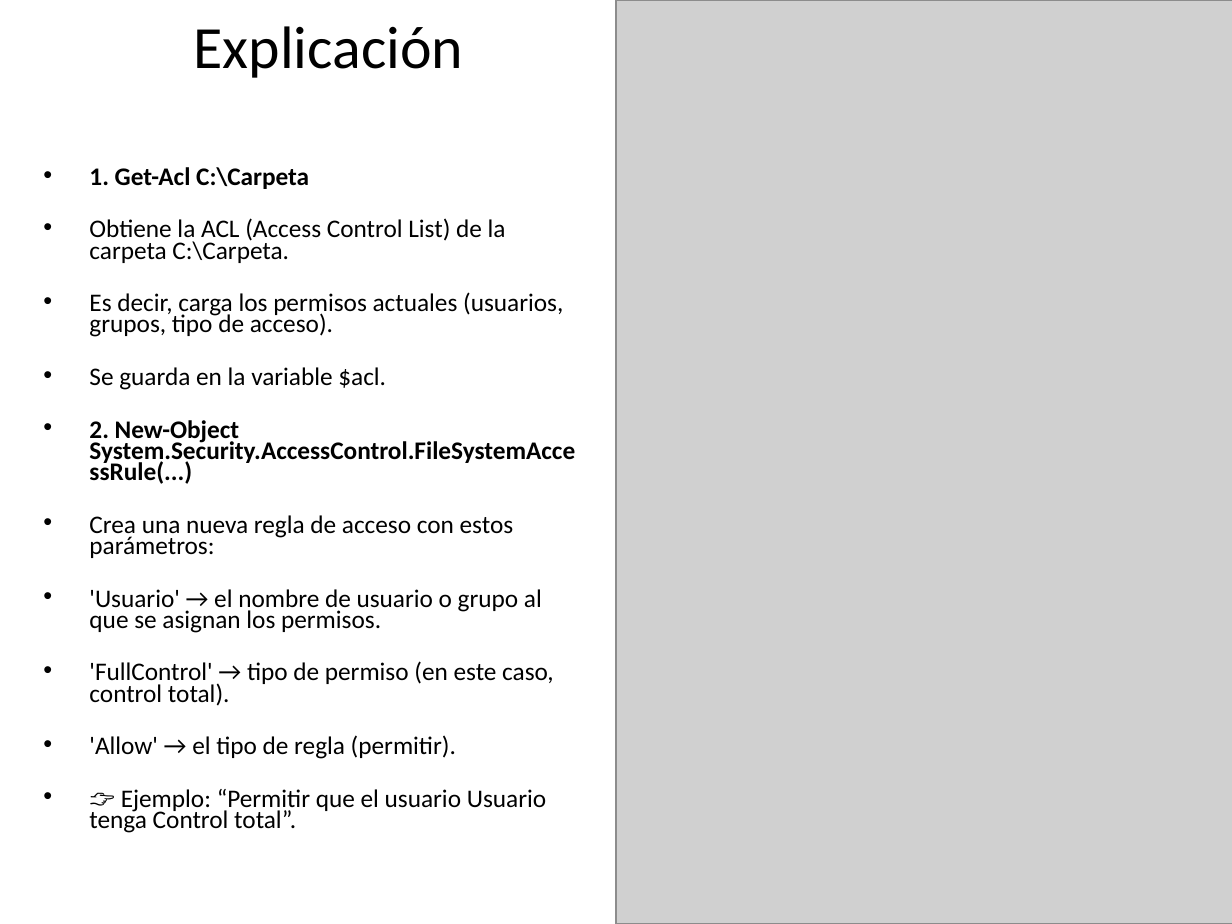
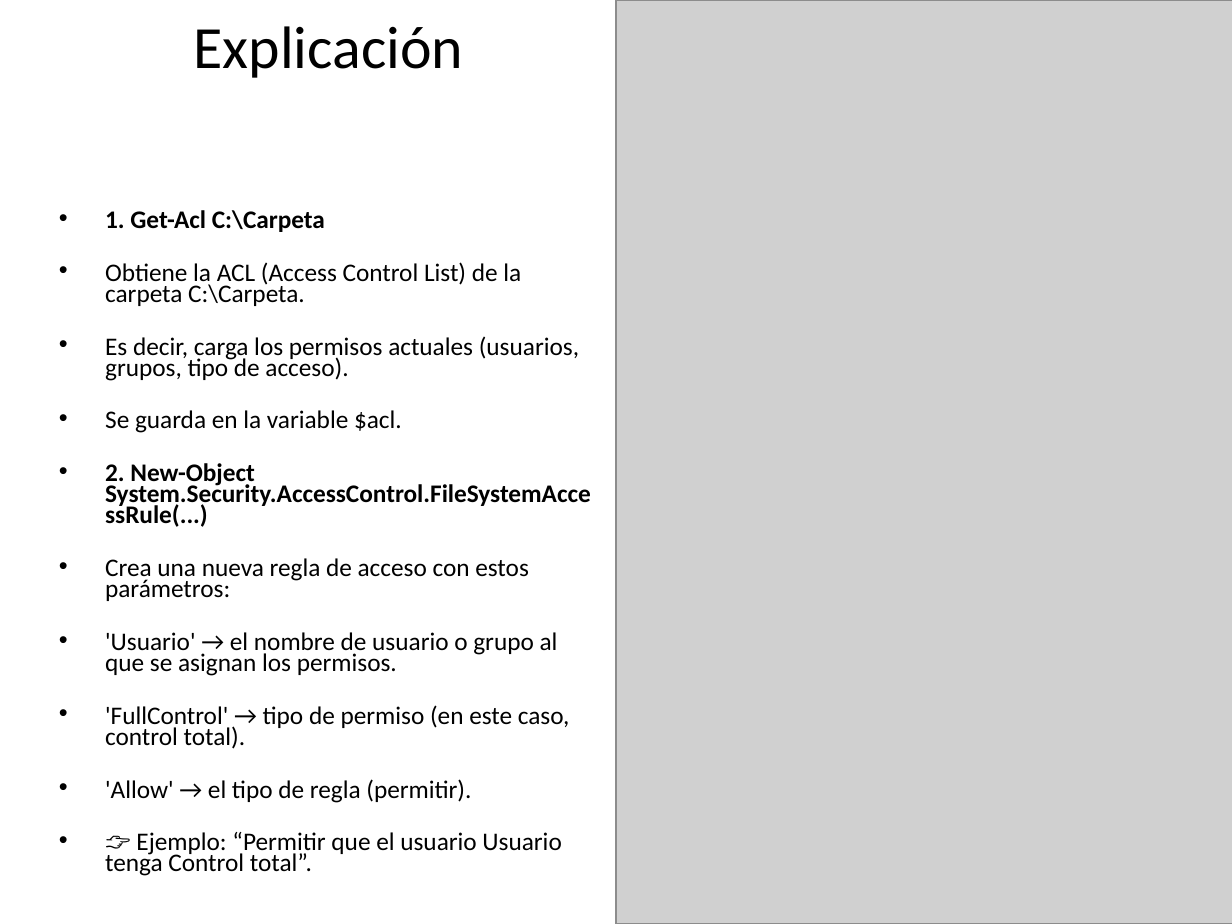
Before and after one commit to AlbertoRuizprofesor/programacion_sistemas_informaticos, a slide deck: slide 12 of MF0964_3 Desarrollo de elementos software para gestión de/SISTEMAS INFORMATICOS/POWERSHELL/Bloque4_PowerShell_Seguridad_Usuarios.pptx. Drawn at 1232x924 pixels with LibreOffice and Linux fonts; fonts in the diff are those of the drawing; grey boxes stand for pictures. Boxes give left, top, right and bottom in pixels: in the first picture for what was removed or moved away, otherwise in the second. Text is boxed around its words. In the diff, an @@ line names an element or a change of style, - is before the commit and + after.

```diff
--- a/MF0964_3 Desarrollo de elementos software para gestión de/SISTEMAS INFORMATICOS/POWERSHELL/Bloque4_PowerShell_Seguridad_Usuarios.pptx
+++ b/MF0964_3 Desarrollo de elementos software para gestión de/SISTEMAS INFORMATICOS/POWERSHELL/Bloque4_PowerShell_Seguridad_Usuarios.pptx
@@ text "1. Get-Acl C:\Carpeta": place and size @@
-text "1. Get-Acl C:\Carpeta" at bbox=[89, 167, 575, 833]
+text "1. Get-Acl C:\Carpeta" at bbox=[105, 210, 591, 876]
```
Also in this commit, not shown: 6 other files.
